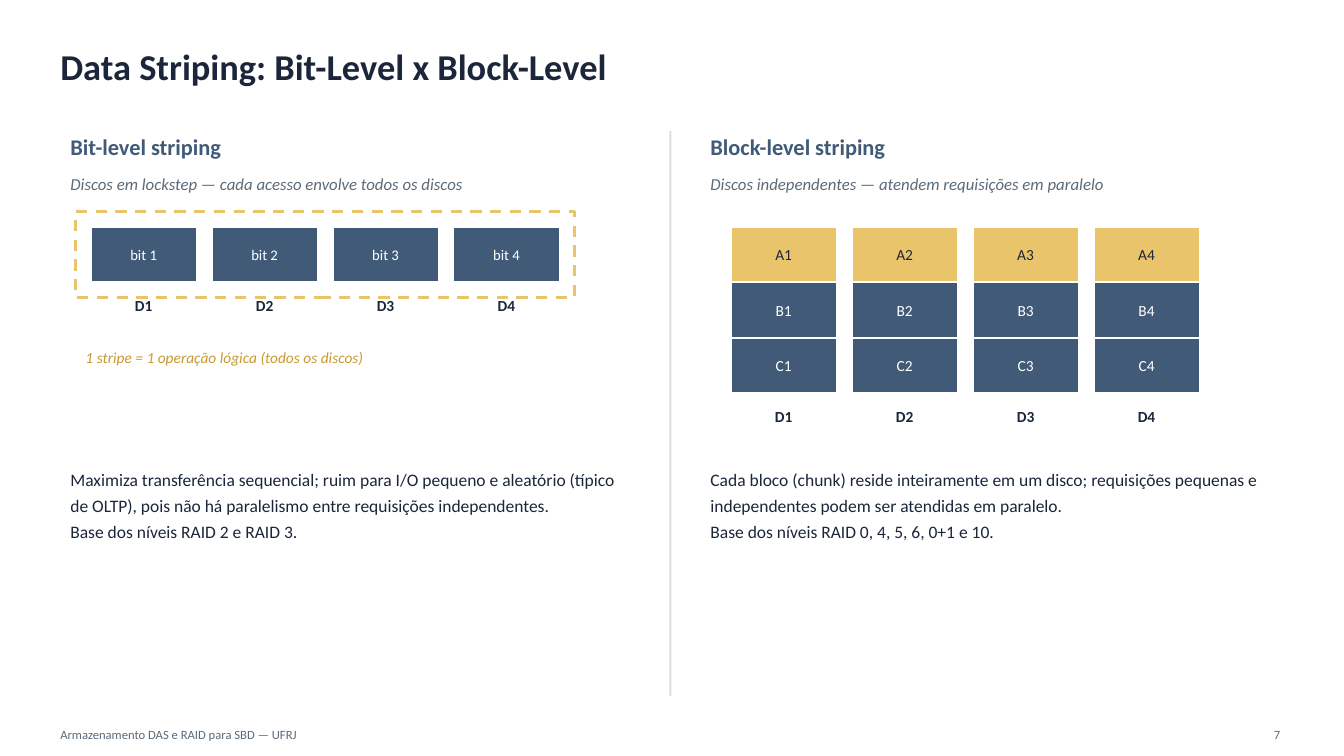
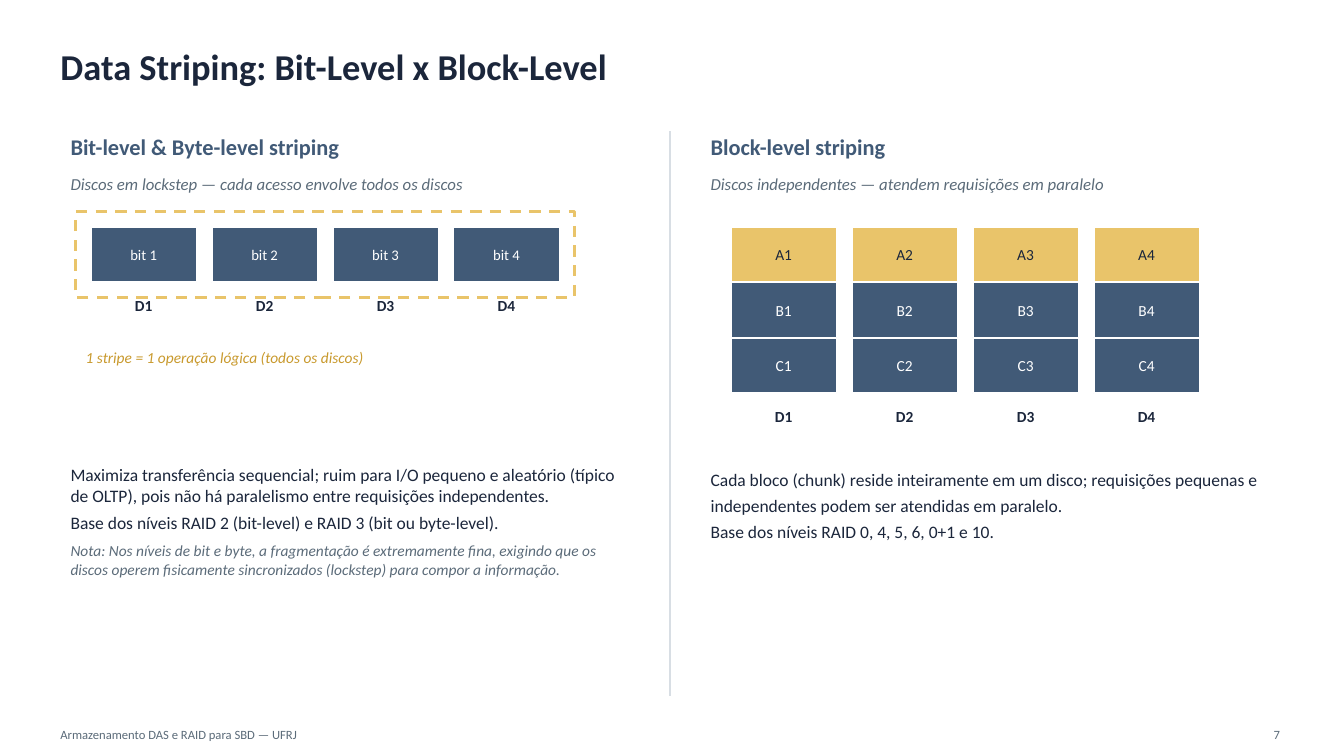
Before and after one commit to guilherme-hu/Trabalho-CBD, a slide deck: slide 8 of DAS e RAID/DAS_RAID_Slides.pptx (slide 7 before the commit). Drawn at 1344x756 pixels with LibreOffice and Linux fonts; fonts in the diff are those of the drawing. Boxes give left, top, right and bottom in pixels: in the first picture for what was removed or moved away, otherwise in the second. Text is boxed around its words. In the diff, an @@ line names an element or a change of style, - is before the commit and + after.

Commit message:
RAID .pptx - RAID (2,3,4) add e striping alterado

```diff
--- a/DAS e RAID/DAS_RAID_Slides.pptx
+++ b/DAS e RAID/DAS_RAID_Slides.pptx
@@ text at (71, 139, 339, 159): text changed @@
-Bit-level striping
+Bit-level & Byte-level striping
@@ text at (71, 468, 615, 505): line spacing 1.25 to 1 @@
@@ text at (71, 516, 596, 578): text changed; size 12.5 to 11 pt; text colour #1B263B to #5B6B79; italic on @@
-Base dos níveis RAID 2 e RAID 3.
+Base dos níveis RAID 2 (bit-level) e RAID 3 (bit ou byte-level).
+Nota: Nos níveis de bit e byte, a fragmentação é extremamente fina, exigindo que os discos operem fisicamente sincronizados (lockstep) para compor a informação.
```
Also in this commit, not shown: 3 other slides changed, 2 slides added, 1 slide removed.
